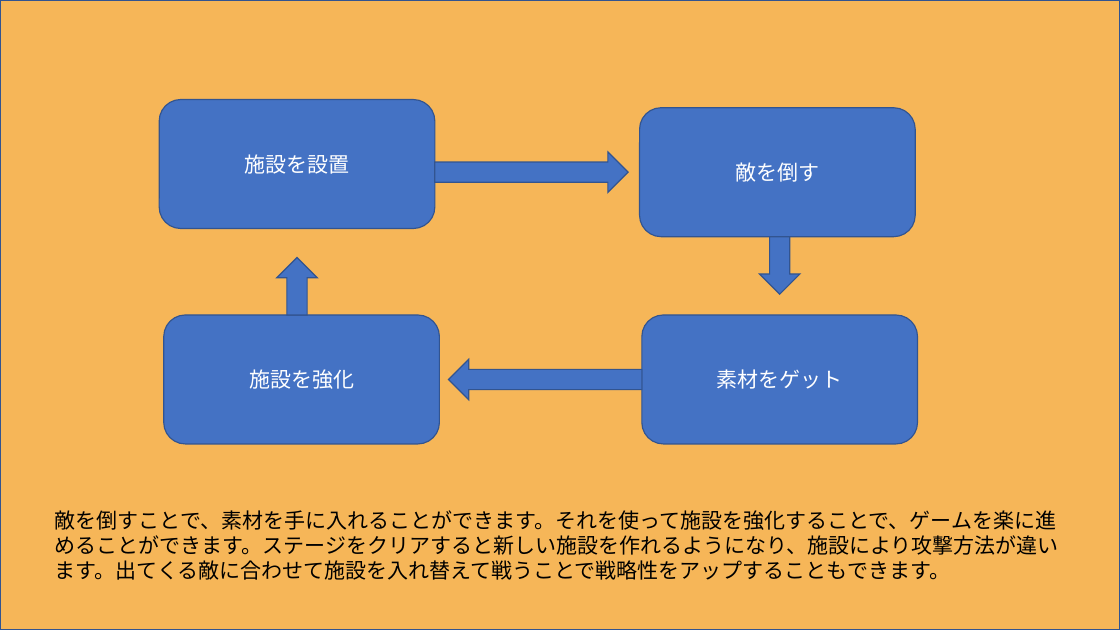
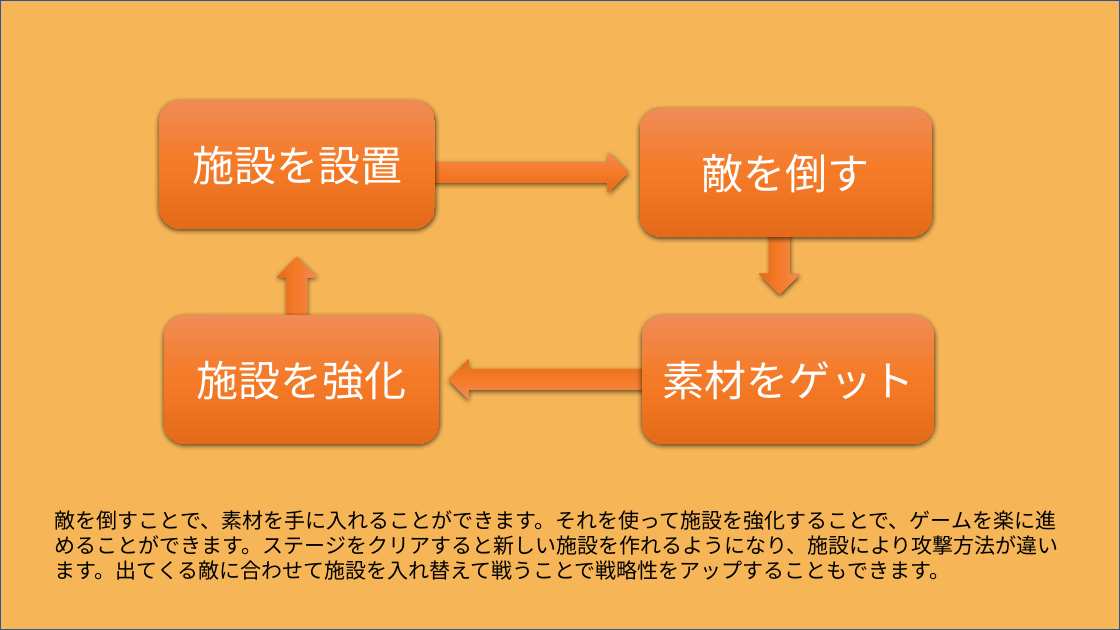
Before and after one commit to itasi29/MyGames, a slide deck: slide 4 of 企画.pptx. Drawn at 1120x630 pixels with LibreOffice and Linux fonts; fonts in the diff are those of the drawing. Boxes give left, top, right and bottom in pixels: in the first picture for what was removed or moved away, otherwise in the second. Text is boxed around its words. In the diff, an @@ line names an element or a change of style, - is before the commit and + after.

```diff
--- a/企画.pptx
+++ b/企画.pptx
@@ rounded rectangle "敵を倒す": place and size @@
-rounded rectangle "敵を倒す" at (639, 108, 915, 237)
+rounded rectangle "敵を倒す" at (639, 108, 933, 237)
@@ right arrow: place and size @@
-right arrow at (435, 152, 628, 192)
+right arrow at (397, 152, 628, 192)
@@ right arrow: place and size @@
-right arrow at (760, 237, 800, 294)
+right arrow at (760, 207, 800, 294)
@@ fill #4472C4 to gradient #F18C57 to #F67B28 to #E56C19; outline #325491 1 pt to none; shadow on in 4 elements at (397, 152, 628, 192), (449, 360, 680, 400), (760, 207, 800, 294), (277, 258, 317, 359) @@
@@ right arrow: place and size @@
-right arrow at (276, 258, 317, 315)
+right arrow at (277, 258, 317, 359)
@@ size 18 to 36 pt; fill #4472C4 to gradient #F18C57 to #F67B28 to #E56C19; outline #325491 1 pt to none; shadow on in 4 elements at (160, 100, 435, 229), (164, 315, 439, 444), (639, 108, 933, 237), (642, 315, 935, 444) @@
@@ rounded rectangle "素材をゲット": place and size @@
-rounded rectangle "素材をゲット" at (642, 315, 918, 444)
+rounded rectangle "素材をゲット" at (642, 315, 935, 444)
@@ right arrow: place and size @@
-right arrow at (449, 360, 642, 400)
+right arrow at (449, 360, 680, 400)
```
Also in this commit, not shown: 1 other slide changed, 2 slides added, 1 slide removed, 7 other files.
